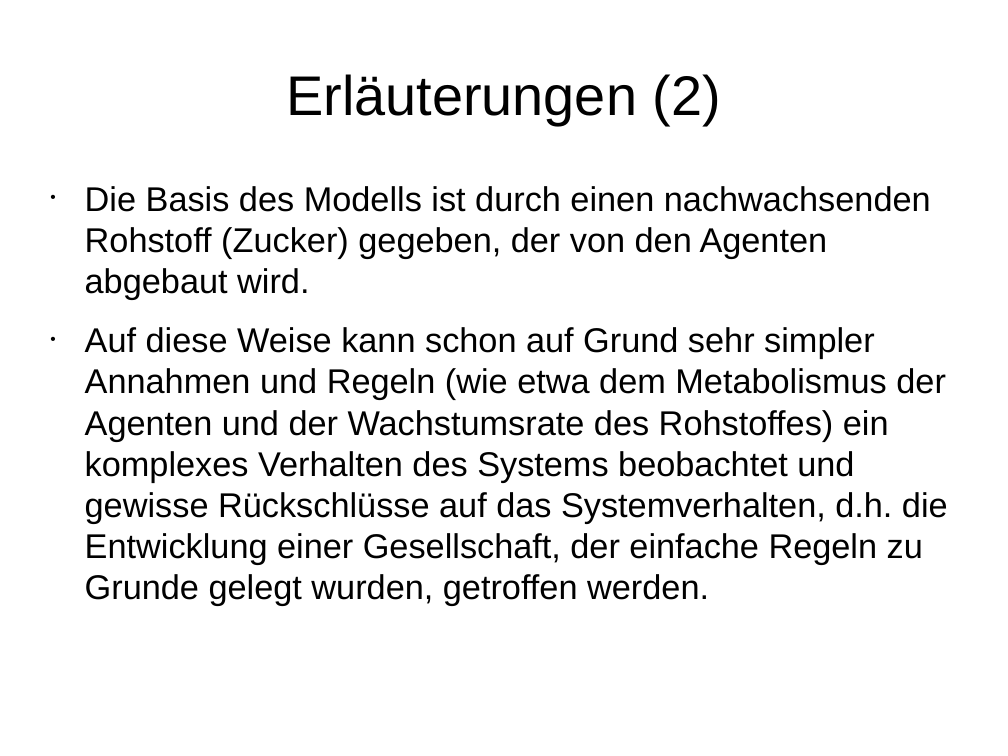
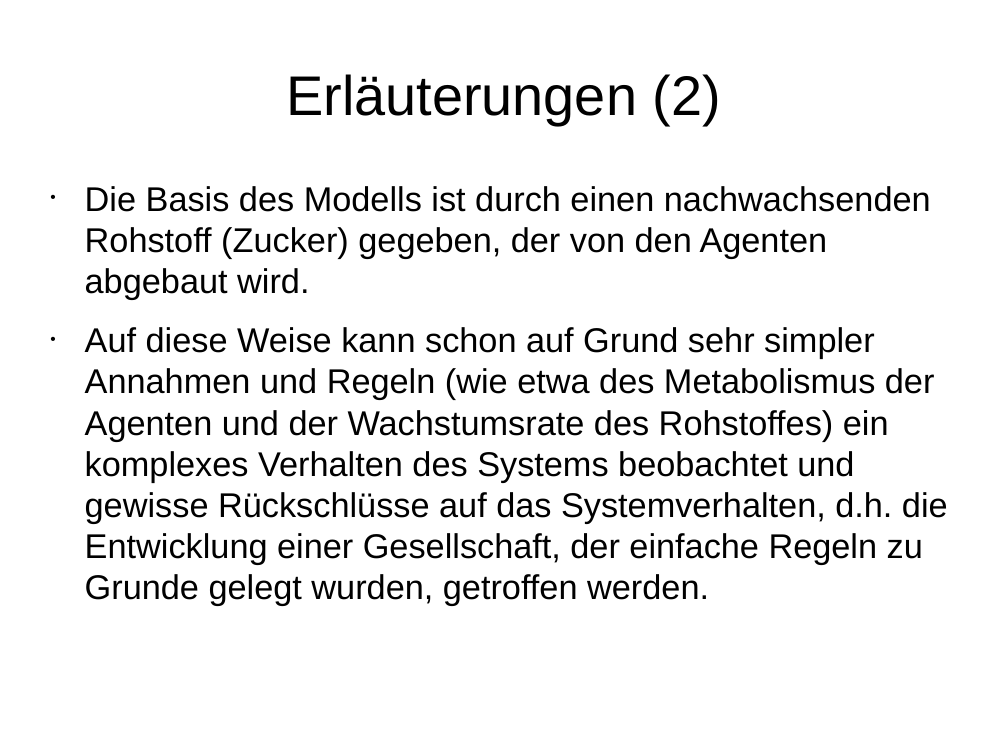
Before and after one commit to wsmirnow/Sugarscape, a slide deck: slide 3 of Presentation/Presentation.odp. Drawn at 1008x756 pixels with LibreOffice and Linux fonts; fonts in the diff are those of the drawing. Boxes give left, top, right and bottom in pixels: in the first picture for what was removed or moved away, otherwise in the second. Text is boxed around its words. In the diff, an @@ line names an element or a change of style, - is before the commit and + after.

```diff
--- a/Presentation/Presentation.odp
+++ b/Presentation/Presentation.odp
@@ text at [85,327,948,606]: text changed @@
-• Auf diese Weise kann schon auf Grund sehr simpler Annahmen und Regeln (wie etwa dem Metabolismus der Agenten und der Wachstumsrate des Rohstoffes) ein komplexes Verhalten des Systems beobachtet und gewisse Rückschlüsse auf das Systemverhalten, d.h. die Entwicklung einer Gesellschaft, der einfache Regeln zu Grunde gelegt wurden, getroffen werden.
+• Auf diese Weise kann schon auf Grund sehr simpler Annahmen und Regeln (wie etwa des Metabolismus der Agenten und der Wachstumsrate des Rohstoffes) ein komplexes Verhalten des Systems beobachtet und gewisse Rückschlüsse auf das Systemverhalten, d.h. die Entwicklung einer Gesellschaft, der einfache Regeln zu Grunde gelegt wurden, getroffen werden.
```
Also in this commit, not shown: 10 other slides changed, 12 slides added, 2 slides removed, 1 other file.
